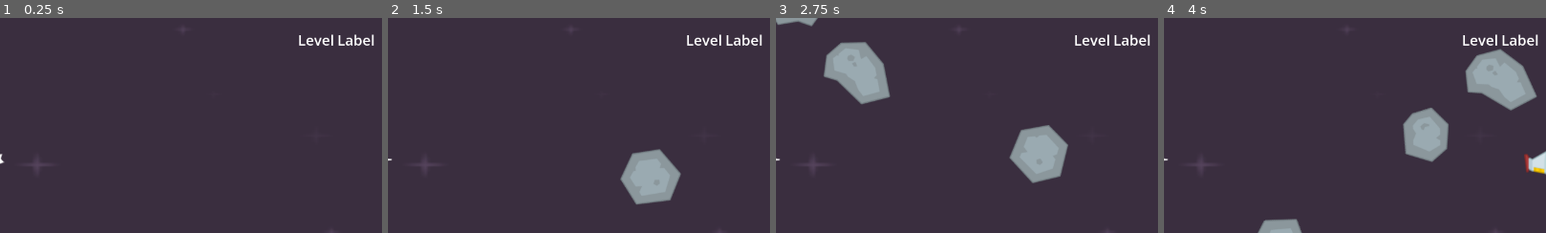
Above: before the commit, frames 1-4 (left to right).
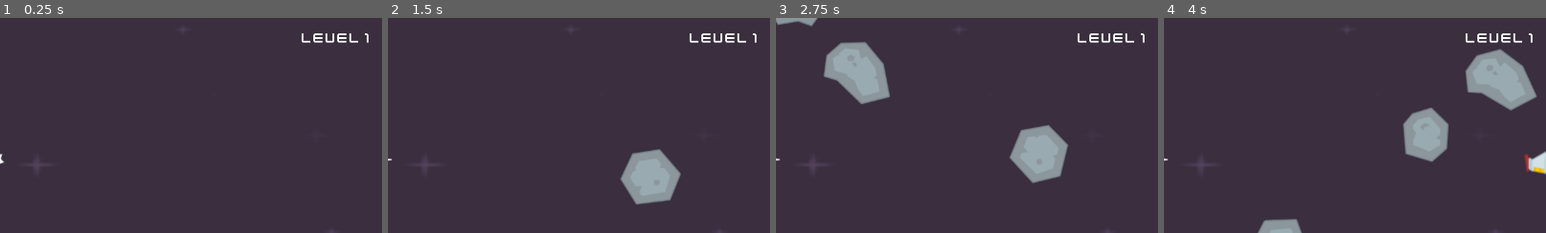
Above: after the commit, the same moments.

Repository: ericjohnadamos/space_shooter
Game: Godot game, scene res://Scene/level.tscn
Same seed, same stepped clock (60 frames per second), same inputs: the game is played once before the commit and once after it.
Inputs (mouse positions are % of the whole screen's width and height, from its top left):
- Up to frame 1 (0.25 s): no input
- Up to frame 2 (1.5 s): tap Enter at 0.5, 1.35 s; move the mouse to (72, 45) at 0.52 s; hold Right (right) 0.53-1.28 s; tap Space (shoot) at 0.6 s; click (72, 45) at 0.67 s; move the mouse to (30, 55) at 1.27 s; hold Down (down) from 1.28 s (still down)
- Up to frame 3 (2.75 s): move the mouse to (60, 28) at 2.02 s; release Down (down) at 2.03 s; hold Right (right) from 2.03 s (still down); tap F at 2.1 s
- Up to frame 4 (4 s): move the mouse to (45, 70) at 2.77 s; release Right (right) at 2.78 s; hold Up (up) 2.78-3.53 s; tap Space (shoot) at 2.85 s; click (45, 70) at 2.92 s; move the mouse to (80, 65) at 3.52 s; hold Left (left) from 3.53 s (still down); tap Enter at 3.6 s
The pictures show only the part of the screen within x 6-56%, y 0-50%; the shares and areas given below are measured in that part.

The runs differ from the first frame. In frame 1, 0.6% of the frame differs, in the area x 78-98%, y 7-13%; in frame 2, 0.6%; in frame 3, 0.6%; in frame 4, 0.6%.

Commit message:
Preliminary implementation for the game over scene

Diff:
--- /dev/null
+++ b/Scene/game_over.tscn
@@ -0,0 +1,67 @@
+[gd_scene load_steps=2 format=3 uid="uid://qj6gi4ngao0q"]
+
+[ext_resource type="FontFile" uid="uid://51ddv0d4k614" path="res://Bonus/kenvector_future.ttf" id="1_krvat"]
+
+[node name="GameOver" type="Control"]
+layout_mode = 3
+anchors_preset = 15
+anchor_right = 1.0
+anchor_bottom = 1.0
+grow_horizontal = 2
+grow_vertical = 2
+
+[node name="BG" type="ColorRect" parent="."]
+layout_mode = 1
+anchors_preset = 15
+anchor_right = 1.0
+anchor_bottom = 1.0
+grow_horizontal = 2
+grow_vertical = 2
+color = Color(0.227451, 0.180392, 0.247059, 1)
+metadata/_edit_lock_ = true
+
+[node name="CenterContainer" type="CenterContainer" parent="."]
+layout_mode = 1
+anchors_preset = 15
+anchor_right = 1.0
+anchor_bottom = 1.0
+grow_horizontal = 2
+grow_vertical = 2
+
+[node name="VBoxContainer" type="VBoxContainer" parent="CenterContainer"]
+layout_mode = 2
+
+[node name="GameOverLabel" type="Label" parent="CenterContainer/VBoxContainer"]
+layout_mode = 2
+theme_override_fonts/font = ExtResource("1_krvat")
+theme_override_font_sizes/font_size = 60
+text = "Game Over"
+horizontal_alignment = 1
+
+[node name="ScoreLabel" type="Label" parent="CenterContainer/VBoxContainer"]
+layout_mode = 2
+theme_override_fonts/font = ExtResource("1_krvat")
+theme_override_font_sizes/font_size = 24
+text = "Your Score: 0"
+horizontal_alignment = 1
+
+[node name="MarginContainer" type="MarginContainer" parent="."]
+layout_mode = 1
+anchors_preset = 7
+anchor_left = 0.5
+anchor_top = 1.0
+anchor_right = 0.5
+anchor_bottom = 1.0
+offset_left = -99.0
+offset_top = -40.0
+offset_right = 99.0
+grow_horizontal = 2
+grow_vertical = 0
+theme_override_constants/margin_bottom = 20
+
+[node name="Label" type="Label" parent="MarginContainer"]
+layout_mode = 2
+theme_override_fonts/font = ExtResource("1_krvat")
+text = "Press space to start again
+"
+horizontal_alignment = 1
--- a/Scene/level.tscn
+++ b/Scene/level.tscn
@@ -6,7 +6,7 @@
 [ext_resource type="Texture2D" uid="uid://dyvqxpdesp1or" path="res://PNG/Effects/star1.png" id="4_mucai"]
 [ext_resource type="Texture2D" uid="uid://dpt0f5rppey8h" path="res://PNG/Effects/star2.png" id="5_ingxe"]
 [ext_resource type="Texture2D" uid="uid://cov0ogtu3en3" path="res://PNG/Effects/star3.png" id="6_tv2dr"]
-[ext_resource type="Texture2D" uid="uid://c3wvxn5li6ls2" path="res://PNG/UI/playerLife1_red.png" id="7_vol2r"]
+[ext_resource type="PackedScene" uid="uid://st40gmiairso" path="res://Scene/ui.tscn" id="7_pkq4x"]
 
 [sub_resource type="SpriteFrames" id="SpriteFrames_jn5mr"]
 animations = [{
@@ -171,52 +171,7 @@
 [node name="Lasers" type="Node2D" parent="."]
 metadata/_edit_lock_ = true
 
-[node name="UI" type="CanvasLayer" parent="."]
-
-[node name="MarginContainer" type="MarginContainer" parent="UI"]
-anchors_preset = 5
-anchor_left = 0.5
-anchor_right = 0.5
-offset_left = -43.0
-offset_right = 43.0
-offset_bottom = 40.0
-grow_horizontal = 2
-theme_override_constants/margin_top = 20
-
-[node name="Label" type="Label" parent="UI/MarginContainer"]
-layout_mode = 2
-size_flags_horizontal = 8
-size_flags_vertical = 2
-theme_override_font_sizes/font_size = 24
-text = "Level Label"
-
-[node name="MarginContainer2" type="MarginContainer" parent="UI"]
-anchors_preset = 2
-anchor_top = 1.0
-anchor_bottom = 1.0
-offset_top = -40.0
-offset_right = 109.0
-grow_vertical = 0
-theme_override_constants/margin_left = 20
-
-[node name="HBoxContainer" type="HBoxContainer" parent="UI/MarginContainer2"]
-layout_mode = 2
-theme_override_constants/separation = 5
-
-[node name="TextureRect" type="TextureRect" parent="UI/MarginContainer2/HBoxContainer"]
-layout_mode = 2
-texture = ExtResource("7_vol2r")
-stretch_mode = 2
-
-[node name="TextureRect2" type="TextureRect" parent="UI/MarginContainer2/HBoxContainer"]
-layout_mode = 2
-texture = ExtResource("7_vol2r")
-stretch_mode = 2
-
-[node name="TextureRect3" type="TextureRect" parent="UI/MarginContainer2/HBoxContainer"]
-layout_mode = 2
-texture = ExtResource("7_vol2r")
-stretch_mode = 2
+[node name="UI" parent="." instance=ExtResource("7_pkq4x")]
 
 [connection signal="laser" from="Player" to="." method="_on_player_laser"]
 [connection signal="timeout" from="MeteorTimer" to="." method="_on_meteor_timer_timeout"]
--- a/Scene/ui.tscn
+++ b/Scene/ui.tscn
@@ -1,5 +1,6 @@
-[gd_scene load_steps=2 format=3 uid="uid://st40gmiairso"]
+[gd_scene load_steps=3 format=3 uid="uid://st40gmiairso"]
 
+[ext_resource type="FontFile" uid="uid://51ddv0d4k614" path="res://Bonus/kenvector_future.ttf" id="1_71unk"]
 [ext_resource type="Texture2D" uid="uid://c3wvxn5li6ls2" path="res://PNG/UI/playerLife1_red.png" id="1_xsefh"]
 
 [node name="UI" type="CanvasLayer"]
@@ -18,8 +19,9 @@
 layout_mode = 2
 size_flags_horizontal = 8
 size_flags_vertical = 2
+theme_override_fonts/font = ExtResource("1_71unk")
 theme_override_font_sizes/font_size = 24
-text = "Level Label"
+text = "Level 1"
 
 [node name="MarginContainer2" type="MarginContainer" parent="."]
 anchors_preset = 2
